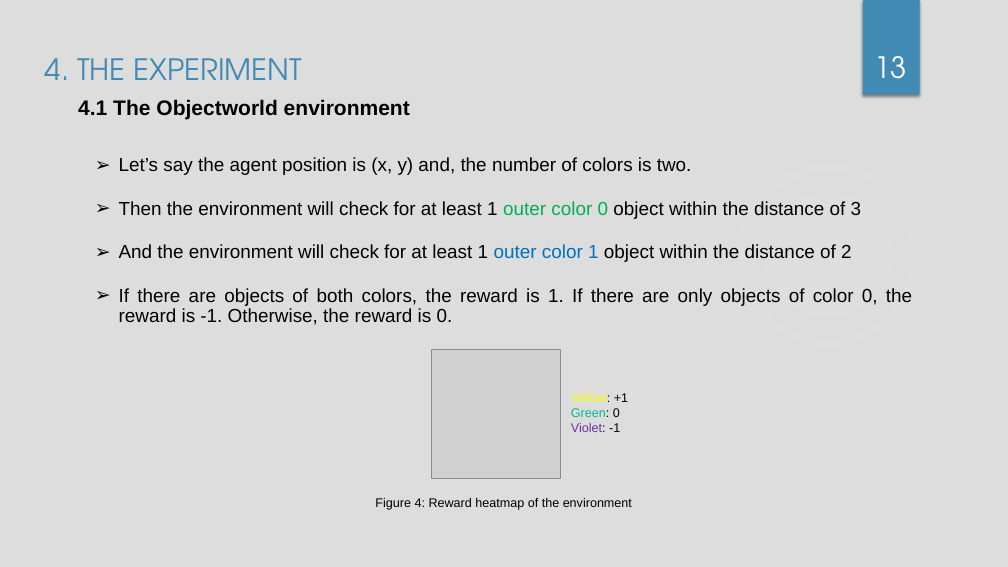
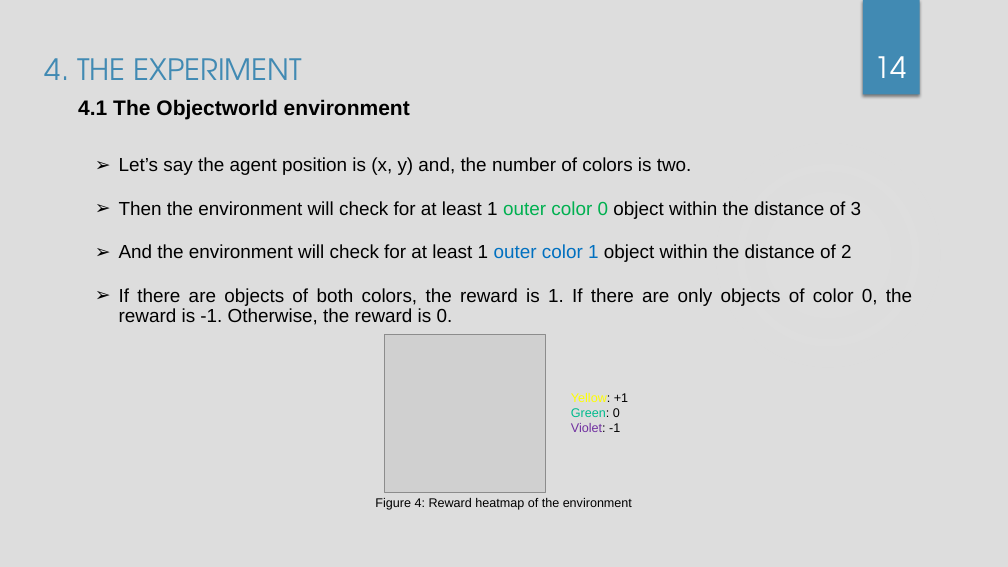
Before and after one commit to chinthaka0531/inverse_q_learning, a slide deck: slide 14 of docs/Deep_Inverse_Q_Learning-chinthaka.pptx (slide 13 before the commit). Drawn at 1008x567 pixels with LibreOffice and Linux fonts; fonts in the diff are those of the drawing; grey boxes stand for pictures; background and template pictures are left out. Boxes give left, top, right and bottom in pixels: in the first picture for what was removed or moved away, otherwise in the second. Text is boxed around its words. In the diff, an @@ line names an element or a change of style, - is before the commit and + after.

```diff
--- a/docs/Deep_Inverse_Q_Learning-chinthaka.pptx
+++ b/docs/Deep_Inverse_Q_Learning-chinthaka.pptx
@@ page number at bbox=[874, 56, 907, 78]: text changed @@
-13
+14
@@ picture: place and size @@
-picture at bbox=[431, 349, 560, 478]
+picture at bbox=[385, 335, 545, 492]
```
Also in this commit, not shown: 3 other slides changed, 2 slides added, 1 slide removed, 12 other files.
